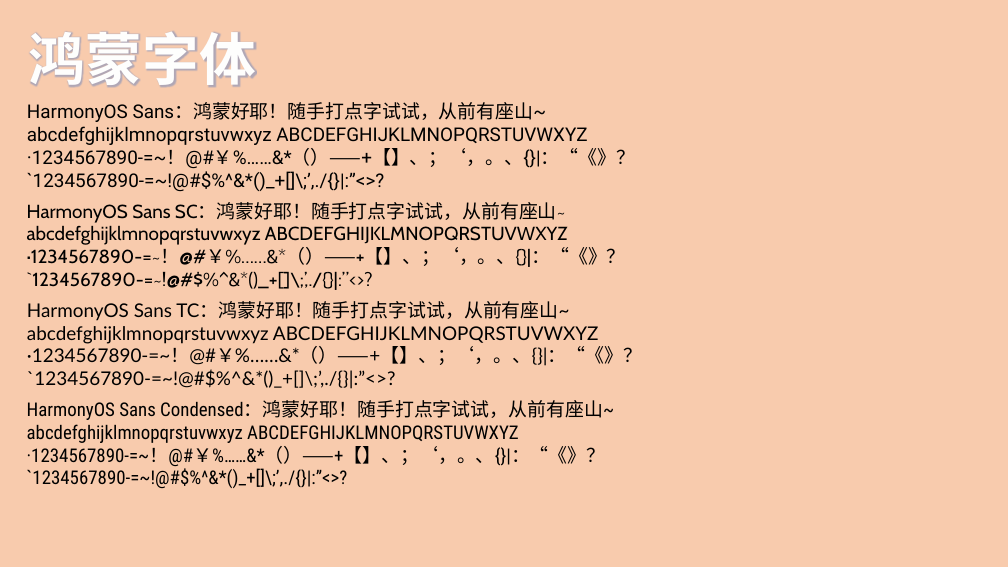
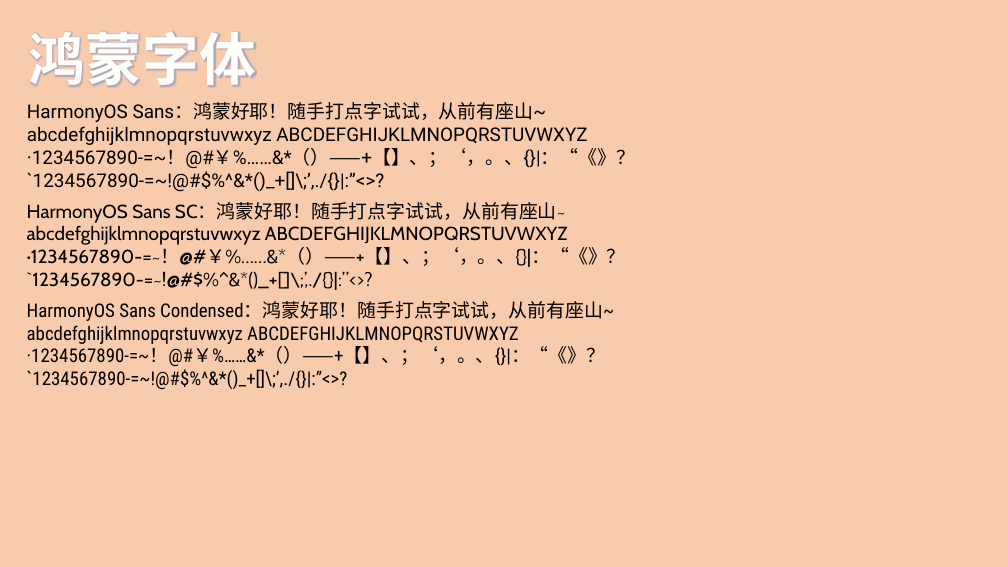
Before and after one commit to shenjackyuanjie/Difficult-Rocket, a slide deck: slide 2 of docs/字体展示.pptx. Drawn at 1008x567 pixels with LibreOffice and Linux fonts; fonts in the diff are those of the drawing. Boxes give left, top, right and bottom in pixels: in the first picture for what was removed or moved away, otherwise in the second. Text is boxed around its words. In the diff, an @@ line names an element or a change of style, - is before the commit and + after.

```diff
--- a/docs/字体展示.pptx
+++ b/docs/字体展示.pptx
@@ text "HarmonyOS Sans Condensed：鸿蒙好耶！随手打点字试试，从前有座山~": place and size @@
-text "HarmonyOS Sans Condensed：鸿蒙好耶！随手打点字试试，从前有座山~" at (27,400,614,488)
+text "HarmonyOS Sans Condensed：鸿蒙好耶！随手打点字试试，从前有座山~" at (27,301,614,389)
@@ text removed at (27,301,642,389) @@
-HarmonyOS Sans TC：鸿蒙好耶！随手打点字试试，从前有座山~
-abcdefghijklmnopqrstuvwxyz ABCDEFGHIJKLMNOPQRSTUVWXYZ
-·1234567890-=~！@#￥%……&*（）——+【】、；‘，。、{}|：“《》？
-`1234567890-=~!@#$%^&*()_+[]\;’,./{}|:”<>?
```
Also in this commit, not shown: 1 other slide changed, 1 slide added, 6 other files.
